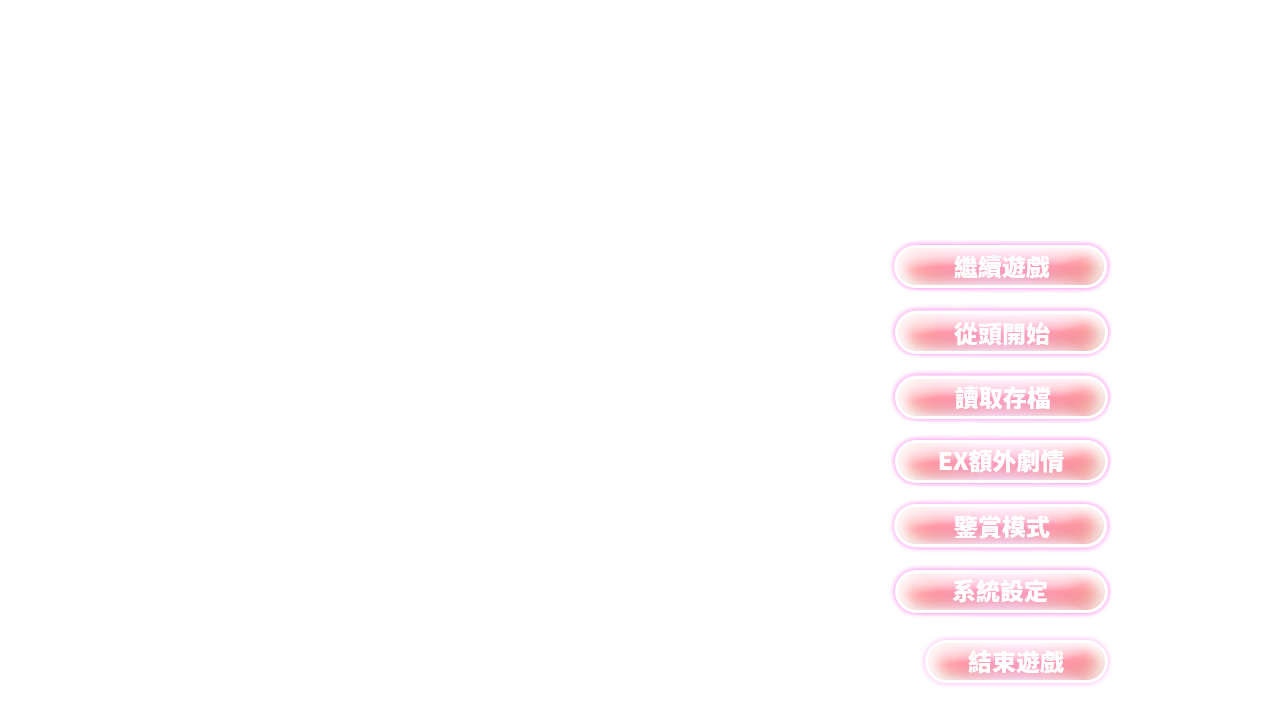
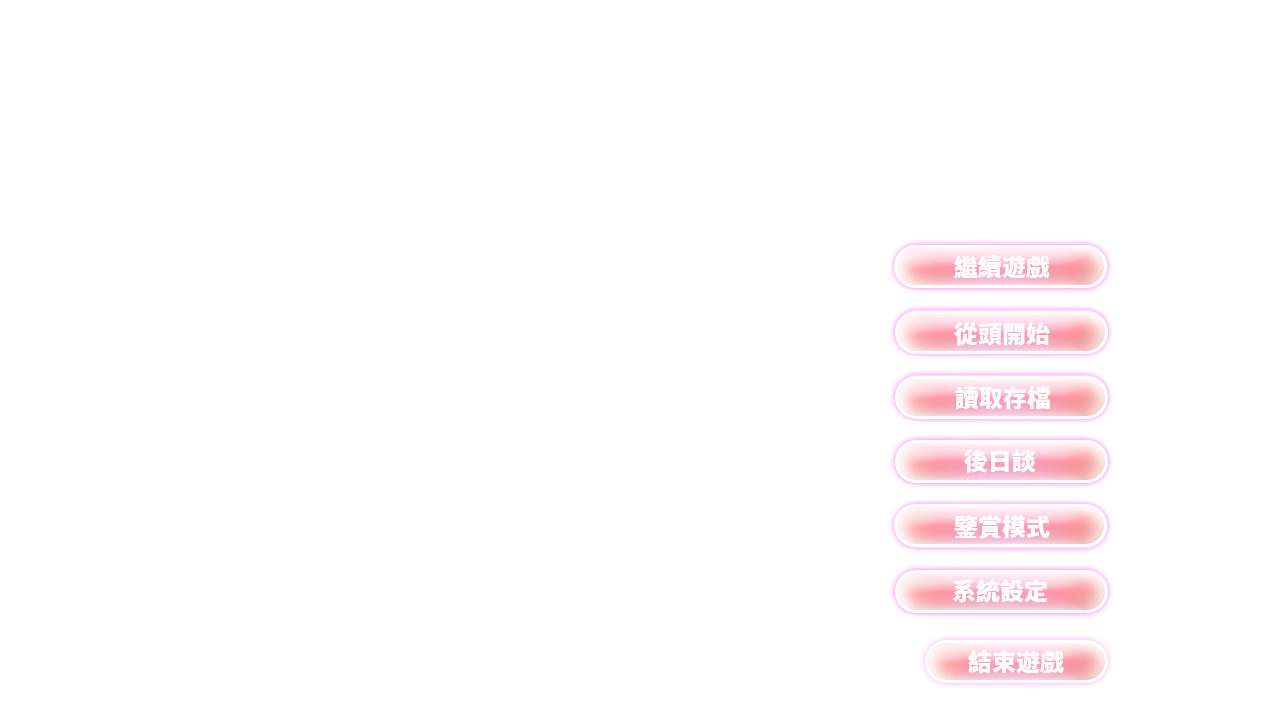
Revision of a layered 1280px x 720px image; what changed, layer by layer:
renamed "EX額外劇情" to "後日談", painted on it over (x1=939, y1=449, x2=1064, y2=473)
